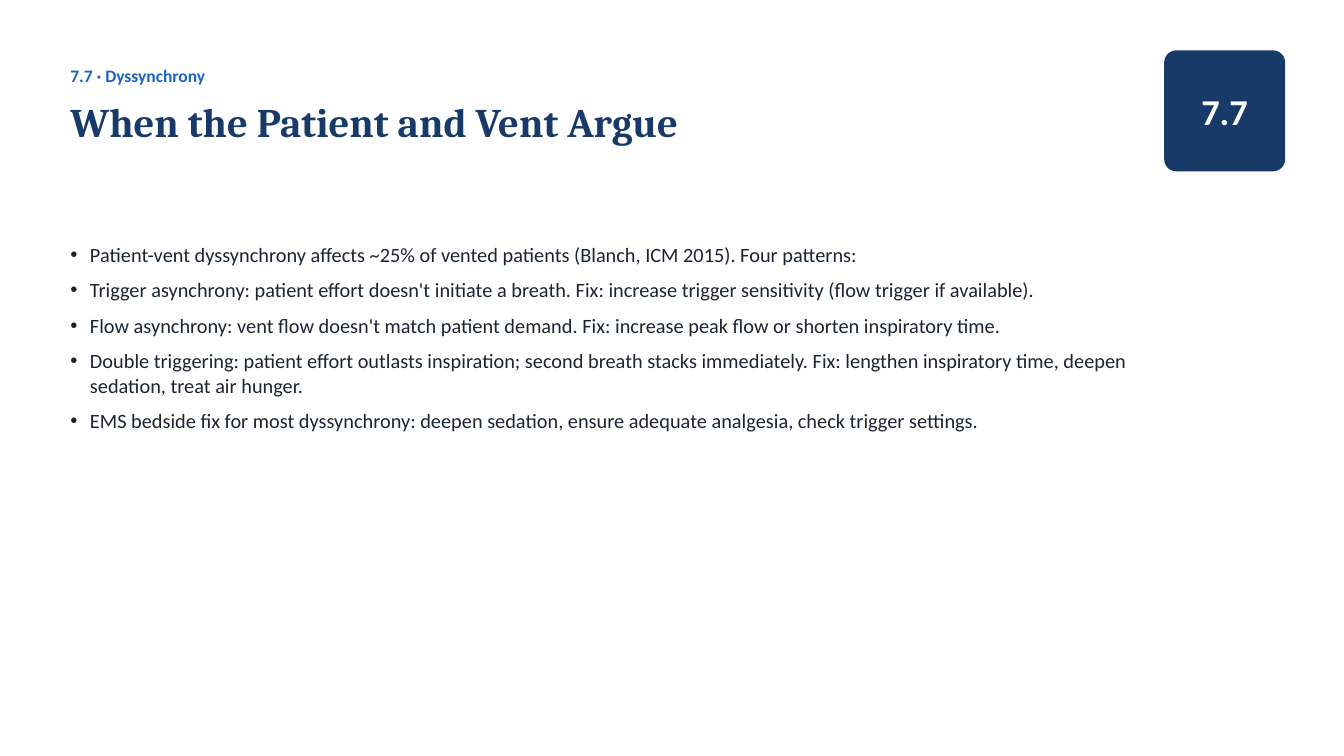
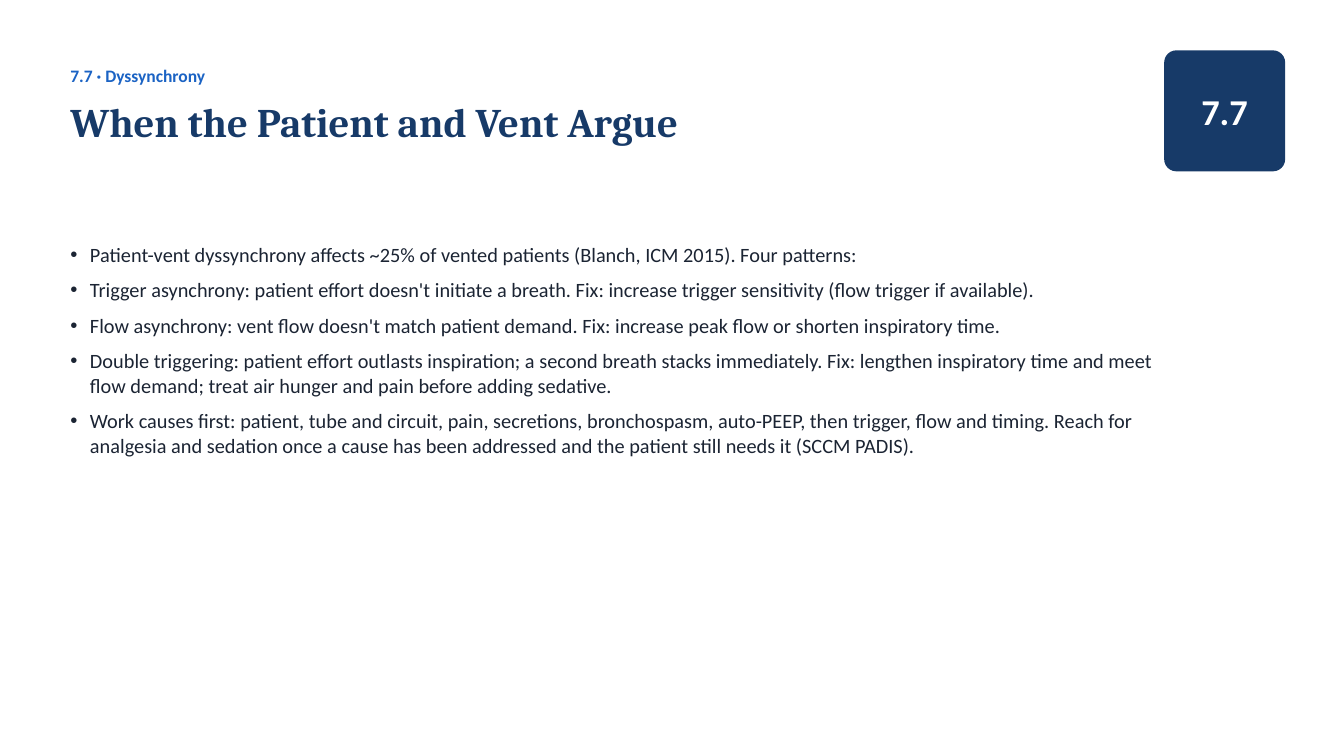
Before and after one commit to amr-kc-protocols/CES, a slide deck: slide 95 of public/decks/ventilator-academy-full-course.pptx. Drawn at 1344x756 pixels with LibreOffice and Linux fonts; fonts in the diff are those of the drawing. Boxes give left, top, right and bottom in pixels: in the first picture for what was removed or moved away, otherwise in the second. Text is boxed around its words. In the diff, an @@ line names an element or a change of style, - is before the commit and + after.

```diff
--- a/public/decks/ventilator-academy-full-course.pptx
+++ b/public/decks/ventilator-academy-full-course.pptx
@@ text at [90,354,1151,457]: text changed @@
-• Double triggering: patient effort outlasts inspiration; second breath stacks immediately. Fix: lengthen inspiratory time, deepen sedation, treat air hunger.
-• EMS bedside fix for most dyssynchrony: deepen sedation, ensure adequate analgesia, check trigger settings.
+• Double triggering: patient effort outlasts inspiration; a second breath stacks immediately. Fix: lengthen inspiratory time and meet flow demand; treat air hunger and pain before adding sedative.
+• Work causes first: patient, tube and circuit, pain, secretions, bronchospasm, auto-PEEP, then trigger, flow and timing. Reach for analgesia and sedation once a cause has been addressed and the patient still needs it (SCCM PADIS).
```
Also in this commit, not shown: 27 other slides changed, 2 slides added.
